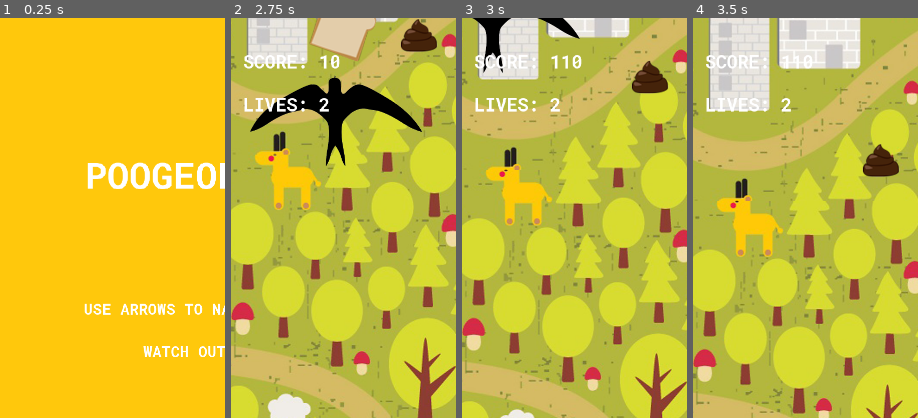
Above: before the commit, frames 1-4 (left to right).
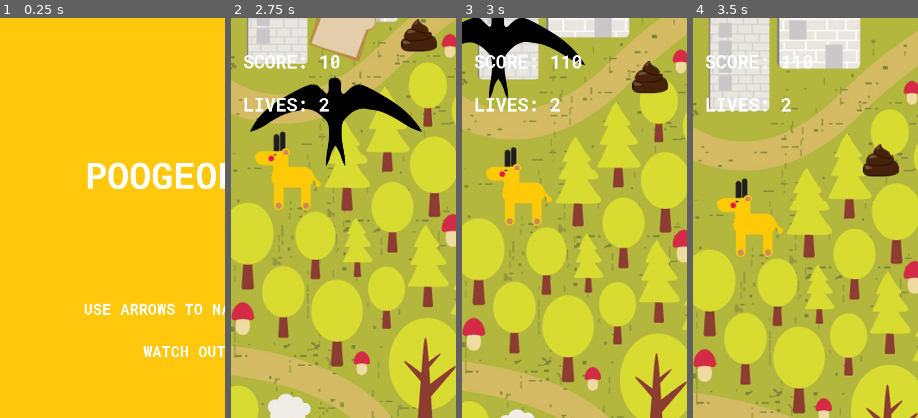
Above: after the commit, the same moments.

Repository: TeamQuest/poogeon
Game: Godot game, scene res://main/main_scene.tscn
Same seed, same stepped clock (60 frames per second), same inputs: the game is played once before the commit and once after it.
Inputs:
- Up to frame 1 (0.25 s): no input
- Up to frame 2 (2.75 s): tap Enter (ui_accept) at 0.5, 0.77, 1.52 s; hold Up (ui_up) 0.53-2.03 s; hold Left (ui_left) from 2.03 s (still down)
- Up to frame 3 (3 s): keep holding Left (ui_left)
- Up to frame 4 (3.5 s): keep holding Left (ui_left); tap Enter (ui_accept) at 3.02 s
The pictures show only the part of the screen within x 0-50%, y 0-50%; the shares and areas given below are measured in that part.

Frames 1-2 are identical in both runs. In frame 3, 3.4% of the frame differs, in the area x 0-55%, y 0-21%; in frame 4, nothing differs.

Commit message:
Fix 'catching' objects

Diff:
--- a/main/pigeon_scene.tscn
+++ b/main/pigeon_scene.tscn
@@ -3,9 +3,8 @@
 [ext_resource path="res://main/pigeon.gd" type="Script" id=1]
 [ext_resource path="res://source/sprites/player/pigeon.png" type="Texture" id=2]
 
-[sub_resource type="CapsuleShape2D" id=1]
-radius = 9.63178
-height = 8.84508
+[sub_resource type="RectangleShape2D" id=1]
+extents = Vector2( 10, 14.0757 )
 
 [node name="Node2D" type="Node2D"]
 
